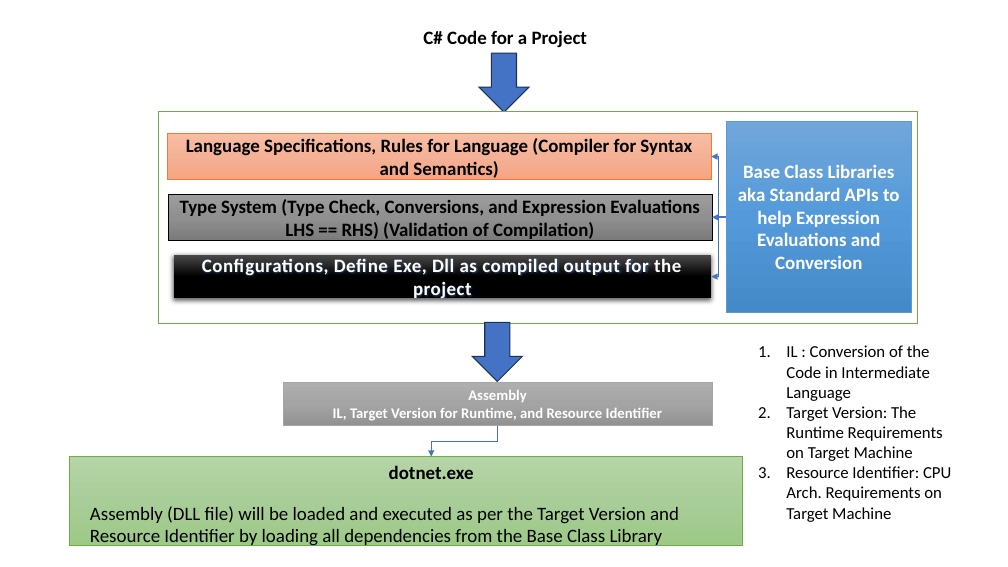
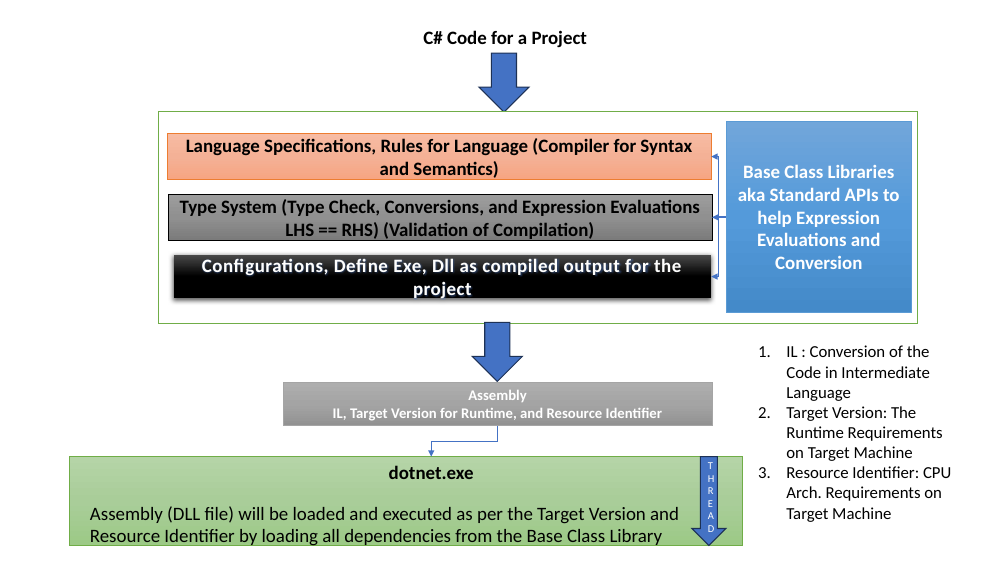
Before and after one commit to maheshsabnis/capita_sept_2023_Oct, a slide deck: slide 1 of Images.pptx. Drawn at 1008x567 pixels with LibreOffice and Linux fonts; fonts in the diff are those of the drawing. Boxes give left, top, right and bottom in pixels: in the first picture for what was removed or moved away, otherwise in the second. Text is boxed around its words. In the diff, an @@ line names an element or a change of style, - is before the commit and + after.

```diff
--- a/Images.pptx
+++ b/Images.pptx
@@ down arrow added at <box>692,457,726,545</box>, fill #4472C4, outline #1E3256 1 pt, 10 pt, text #FFFFFF @@
+T
+H
+R
+E
+A
+D
```
Also in this commit, not shown: 1 other slide changed, 7 slides added, 29 other files.
